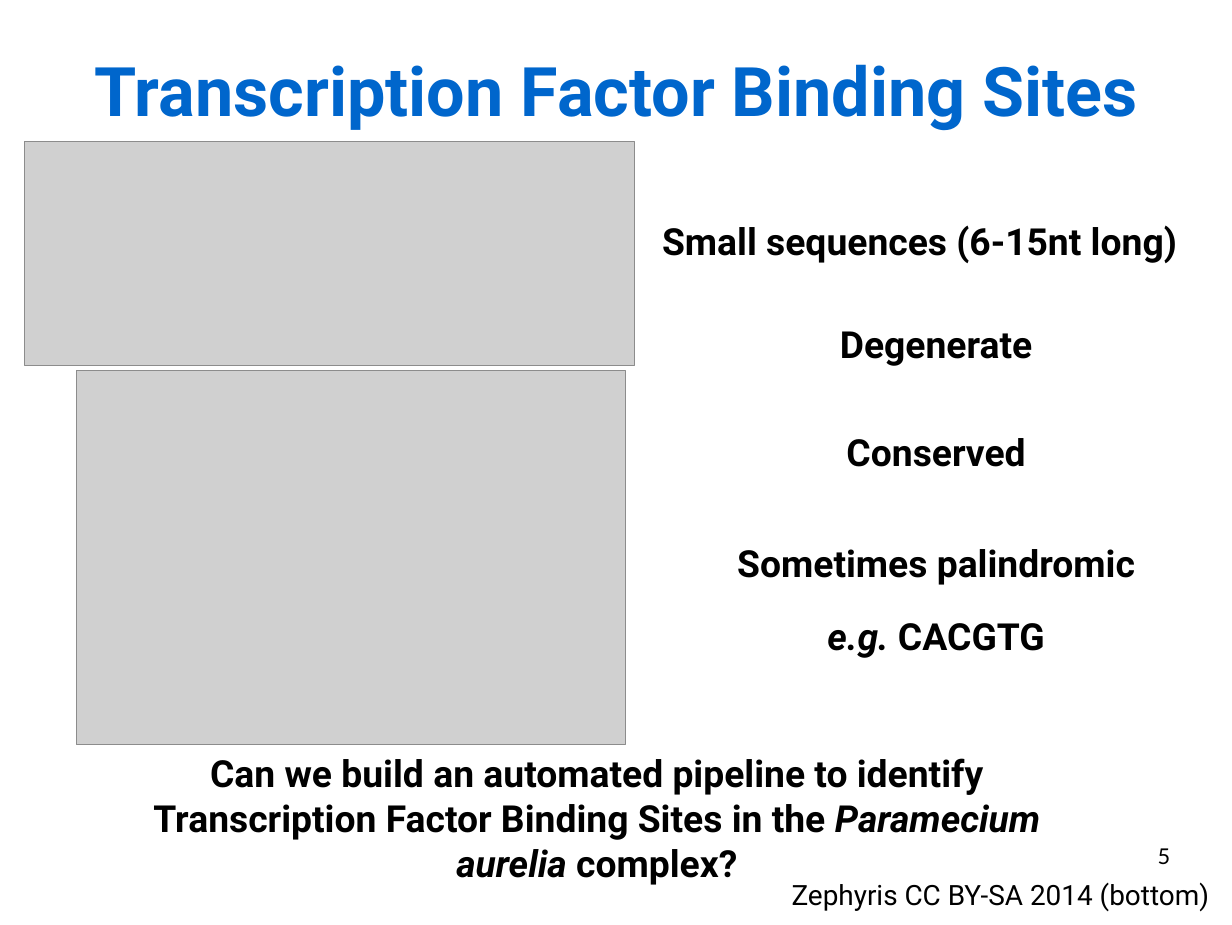
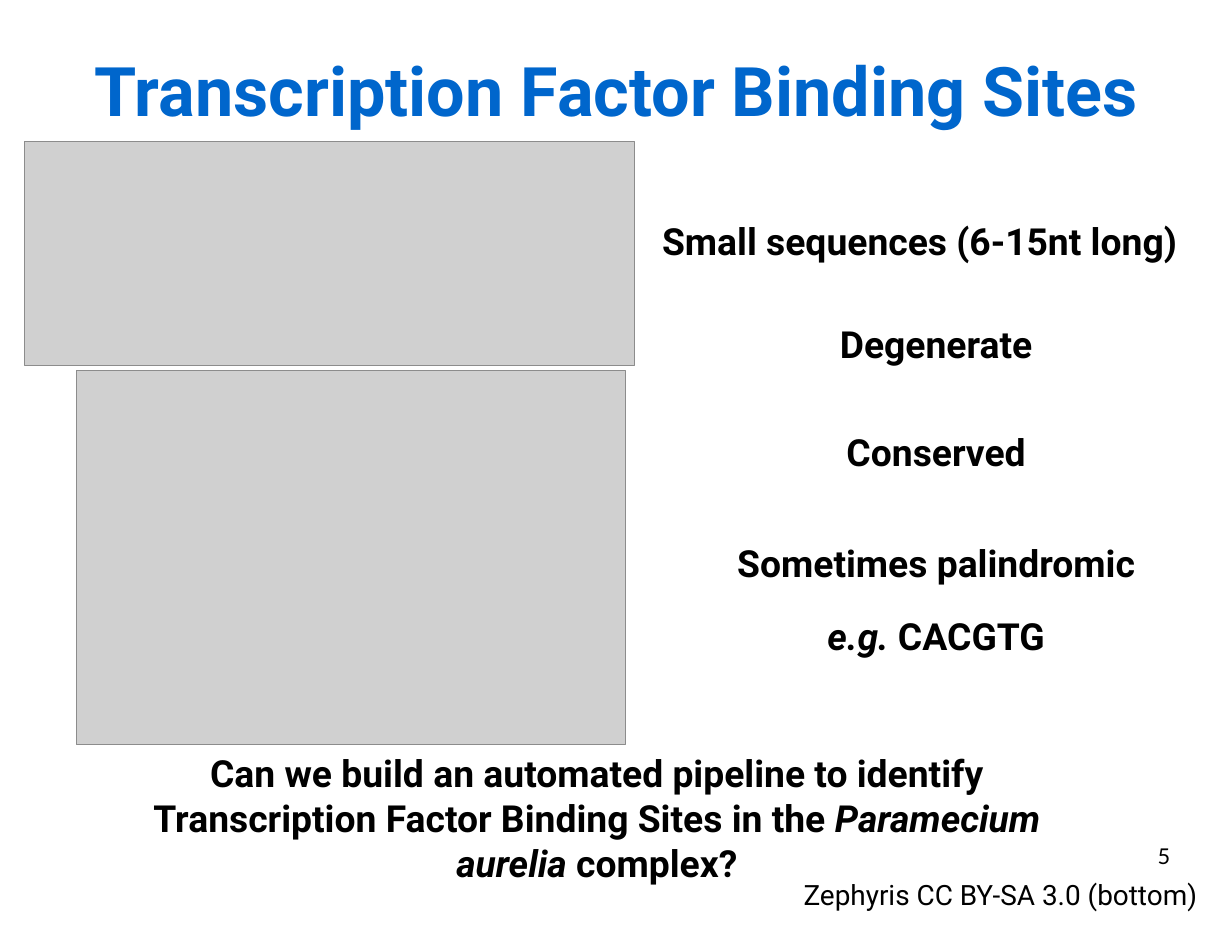
Before and after one commit to Rekyt/lynchlabpresentation2014, a slide deck: slide 5 of LabMeetingPresentation.odp. Drawn at 1232x925 pixels with LibreOffice and Linux fonts; fonts in the diff are those of the drawing; grey boxes stand for pictures. Boxes give left, top, right and bottom in pixels: in the first picture for what was removed or moved away, otherwise in the second. Text is boxed around its words. In the diff, an @@ line names an element or a change of style, - is before the commit and + after.

```diff
--- a/LabMeetingPresentation.odp
+++ b/LabMeetingPresentation.odp
@@ text at <box>804,882,1197,911</box>: text changed @@
-Zephyris CC BY-SA 2014 (bottom)
+Zephyris CC BY-SA 3.0 (bottom)
```
Also in this commit, not shown: 3 other slides changed.
